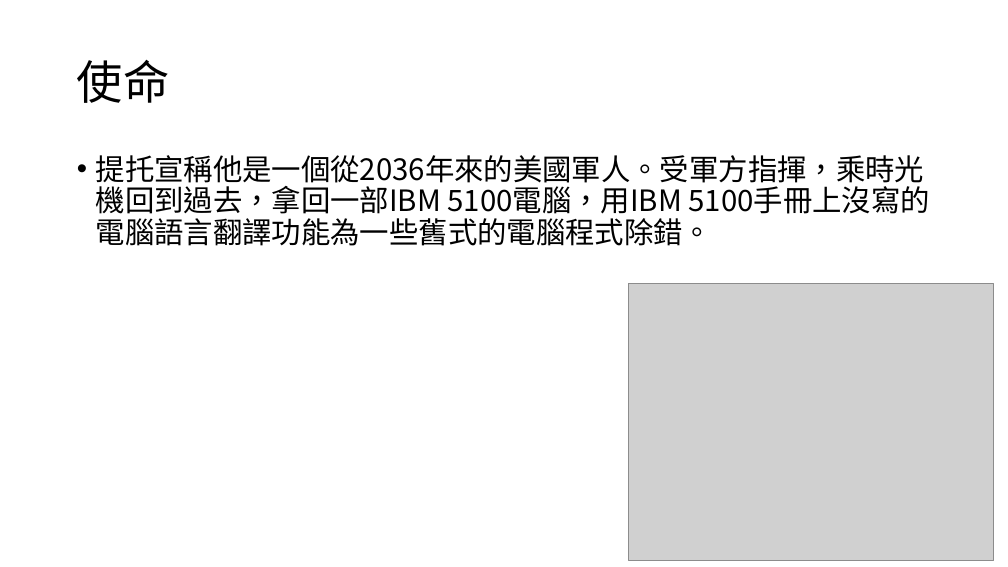
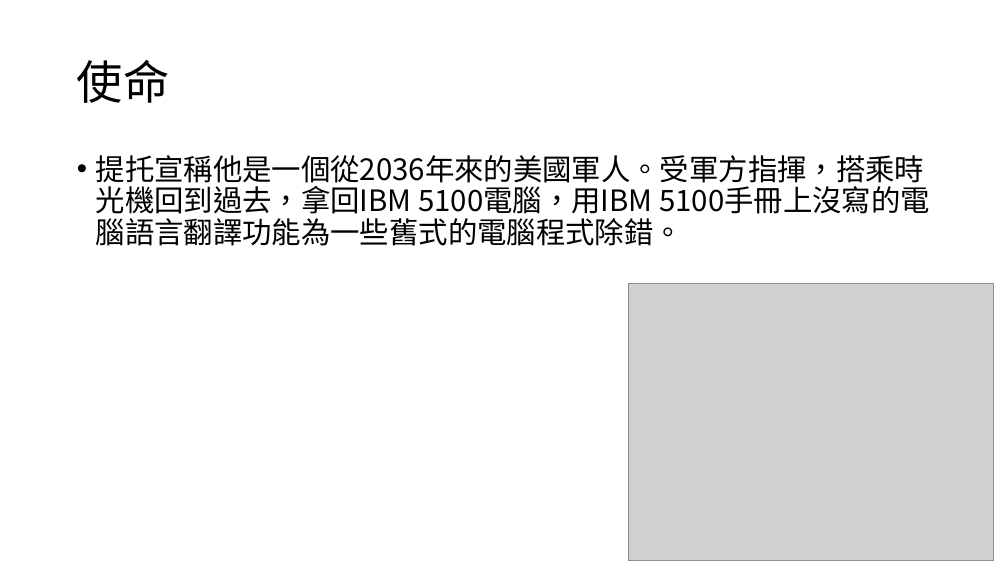
Before and after one commit to TaiChunYen/git, a slide deck: slide 15 of W044週報_戴君諺.pptx. Drawn at 1008x567 pixels with LibreOffice and Linux fonts; fonts in the diff are those of the drawing; grey boxes stand for pictures. Boxes give left, top, right and bottom in pixels: in the first picture for what was removed or moved away, otherwise in the second. Text is boxed around its words. In the diff, an @@ line names an element or a change of style, - is before the commit and + after.

```diff
--- a/W044週報_戴君諺.pptx
+++ b/W044週報_戴君諺.pptx
@@ text at (x1=96, y1=155, x2=925, y2=246): text changed @@
-• 提托宣稱他是一個從2036年來的美國軍人。受軍方指揮，乘時光機回到過去，拿回一部IBM 5100電腦，用IBM 5100手冊上沒寫的電腦語言翻譯功能為一些舊式的電腦程式除錯。
+• 提托宣稱他是一個從2036年來的美國軍人。受軍方指揮，搭乘時光機回到過去，拿回IBM 5100電腦，用IBM 5100手冊上沒寫的電腦語言翻譯功能為一些舊式的電腦程式除錯。
```
Also in this commit, not shown: 6 other slides changed, 1 slide removed.
